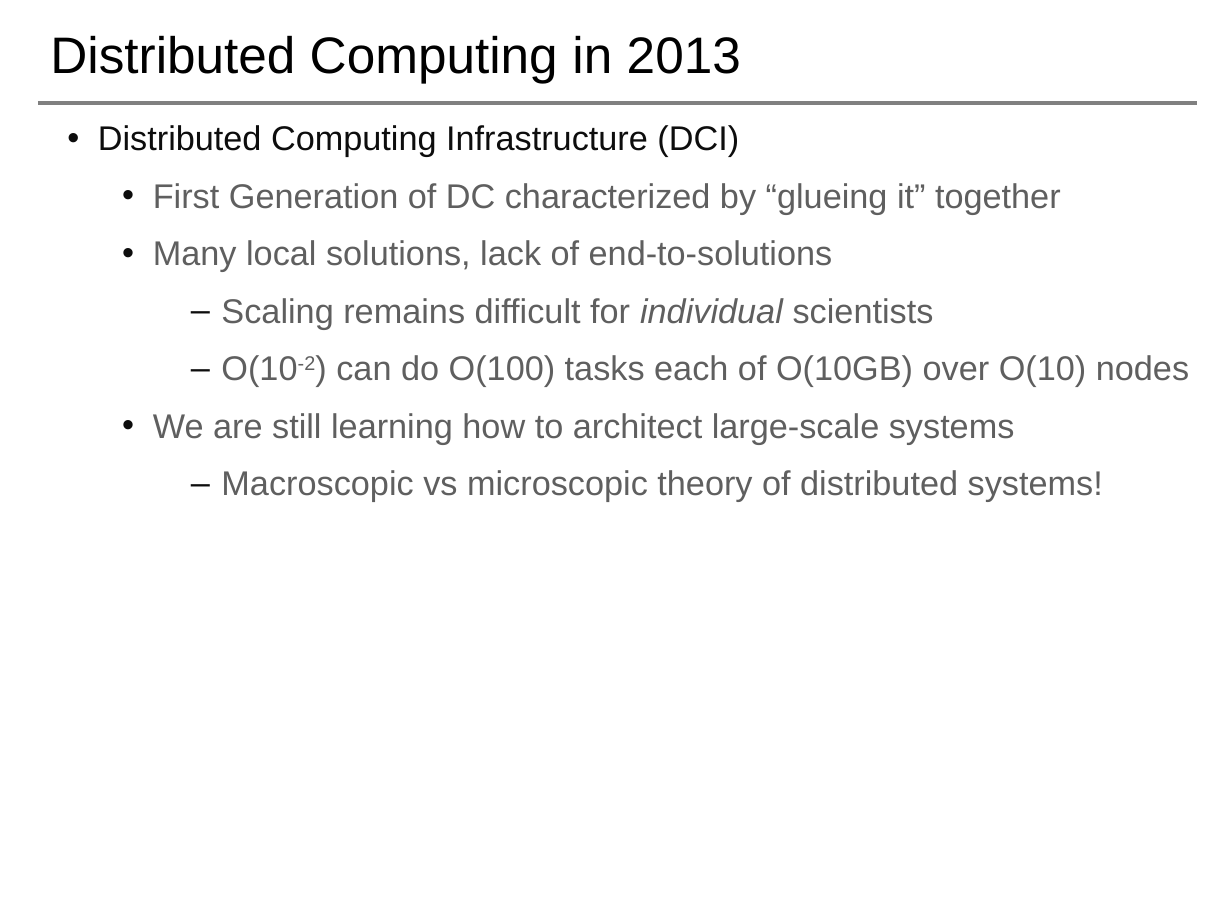
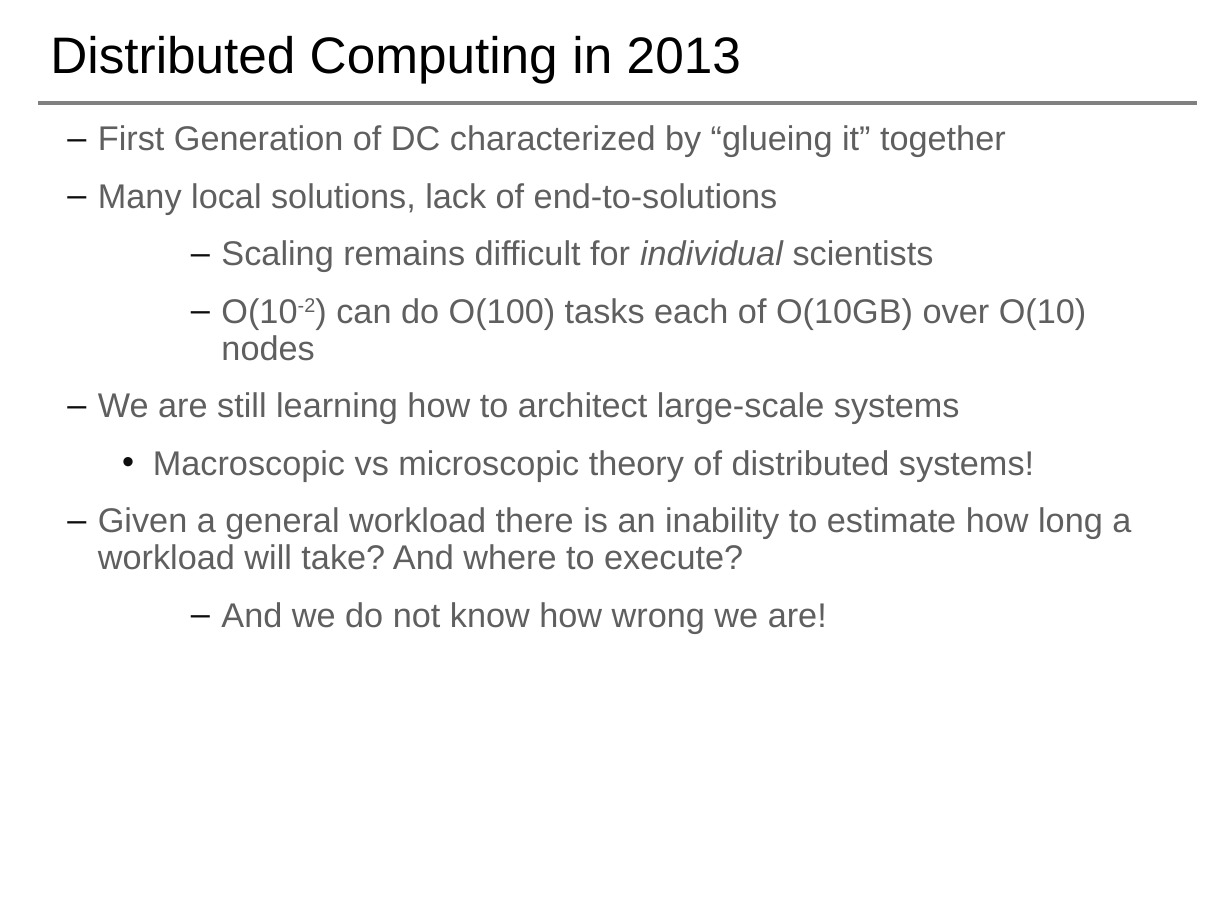
Before and after one commit to saga-project/NGMW, a slide deck: slide 4 of presentations/radical-modsim.pptx (slide 3 before the commit). Drawn at 1232x924 pixels with LibreOffice and Linux fonts; fonts in the diff are those of the drawing; background and template pictures are left out. Boxes give left, top, right and bottom in pixels: in the first picture for what was removed or moved away, otherwise in the second. Text is boxed around its words. In the diff, an @@ line names an element or a change of style, - is before the commit and + after.

```diff
--- a/presentations/radical-modsim.pptx
+++ b/presentations/radical-modsim.pptx
@@ text at [98, 125, 739, 157]: paragraph removed @@
-• Distributed Computing Infrastructure (DCI)
@@ text at [98, 125, 1034, 481]: bullet • to –; list level 3 to 2 in "First Generation of DC characterized ..."; list level 3 to 2 in "Many local solutions, lack of ..."; list level 3 to 2 in "We are still learning how ..."; bullet – to •; list level 4 to 3 in "Macroscopic vs microscopic theory of ..." @@
@@ text at [98, 507, 1131, 633]: paragraphs added @@
+  – Given a general workload there is an inability to estimate how long a workload will take? And where to execute?
+      – And we do not know how wrong we are!
```
Also in this commit, not shown: 9 other slides changed, 1 slide removed.
